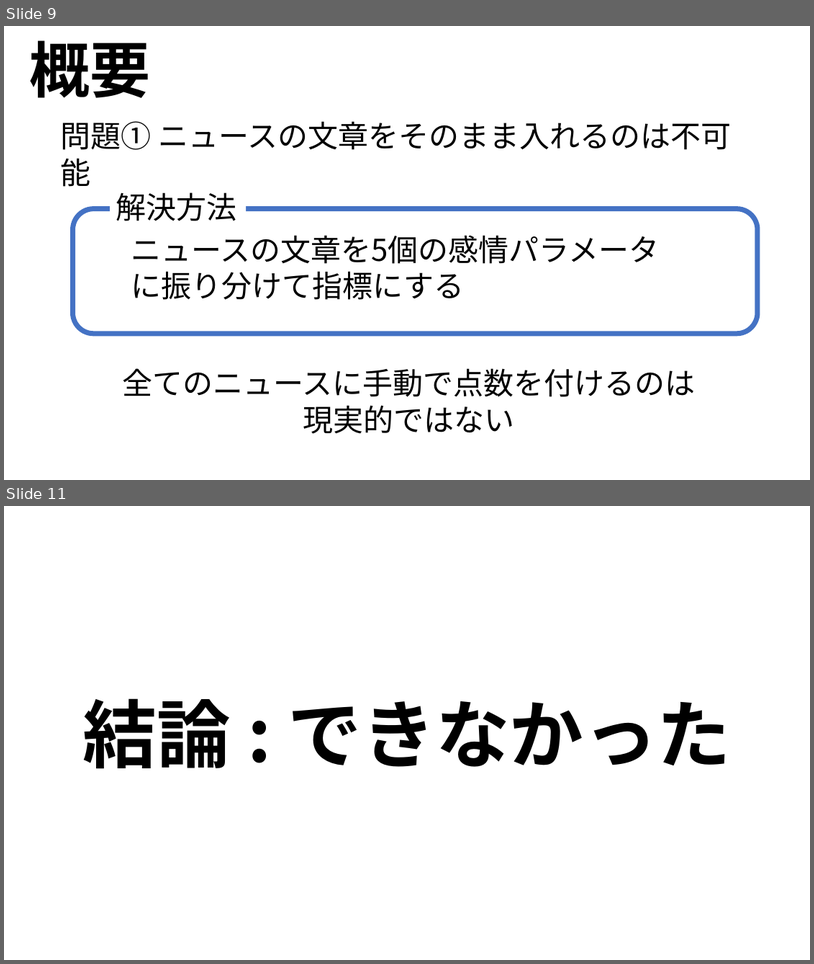
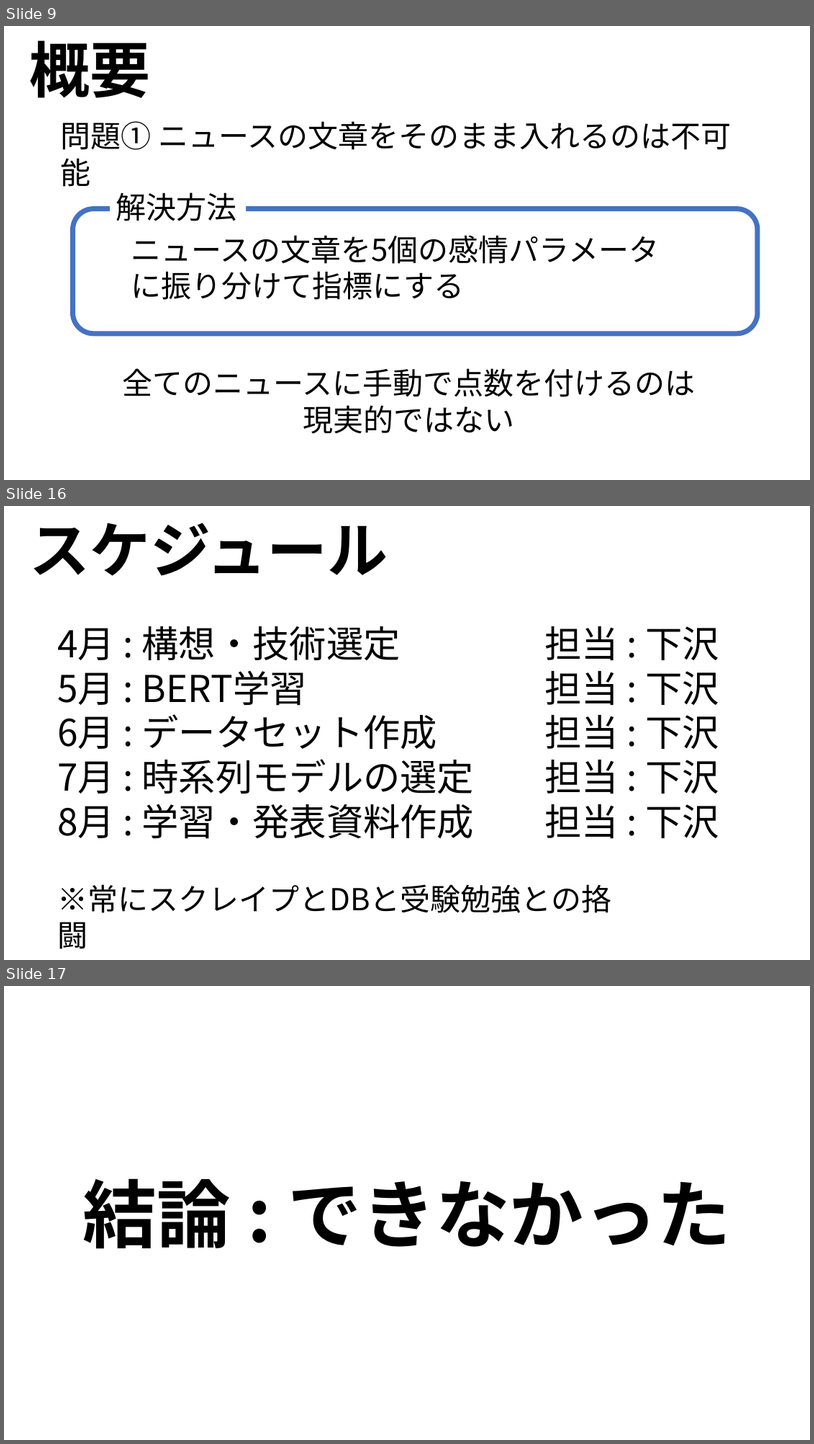
Before and after one commit to ryoww/PBL_stock, a slide deck: 最終報告.pptx. Shown one above the other, each under a label of ours: slides 9 and 11 before the commit, slides 9, 16 and 17 after it; the slides between them are not shown. The pictures are 814x964 and 814x1444 pixels, drawn with LibreOffice and Linux fonts; fonts in the diff are those of the drawing. Boxes give left, top, right and bottom in pixels: in the first picture for what was removed or moved away, otherwise in the second. Text is boxed around its words. In the diff, an @@ line names an element or a change of style, - is before the commit and + after.

```diff
--- a/最終報告.pptx
+++ b/最終報告.pptx
@@ slide 16 added at (4, 506, 810, 960), background #FFFFFF @@
@@ text added at (30, 523, 388, 576), 72 pt, text #000000, bold @@
+スケジュール
@@ text added at (57, 626, 474, 839), 44 pt, text #000000 @@
+4月 : 構想・技術選定
+5月 : BERT学習
+6月 : データセット作成
+7月 : 時系列モデルの選定
+8月 : 学習・発表資料作成
@@ text added at (545, 626, 720, 838), 44 pt, text #000000 @@
+担当 : 下沢
+担当 : 下沢
+担当 : 下沢
+担当 : 下沢
+担当 : 下沢
@@ text added at (57, 884, 612, 913), 36 pt, text #000000 @@
+※常にスクレイプとDBと受験勉強との挌闘
@@ what was slide 11 is now slide 17 @@
```
Also in this commit, not shown: 1 slide changed, 8 other slides added, 1 slide removed, 3 other files.
